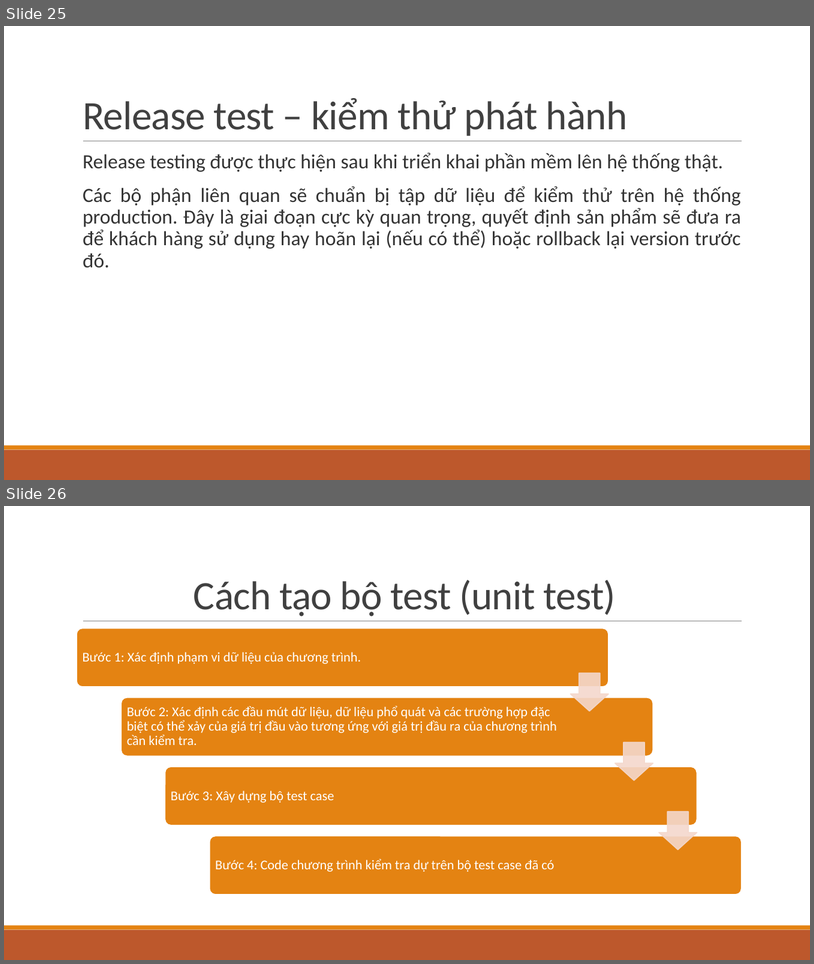
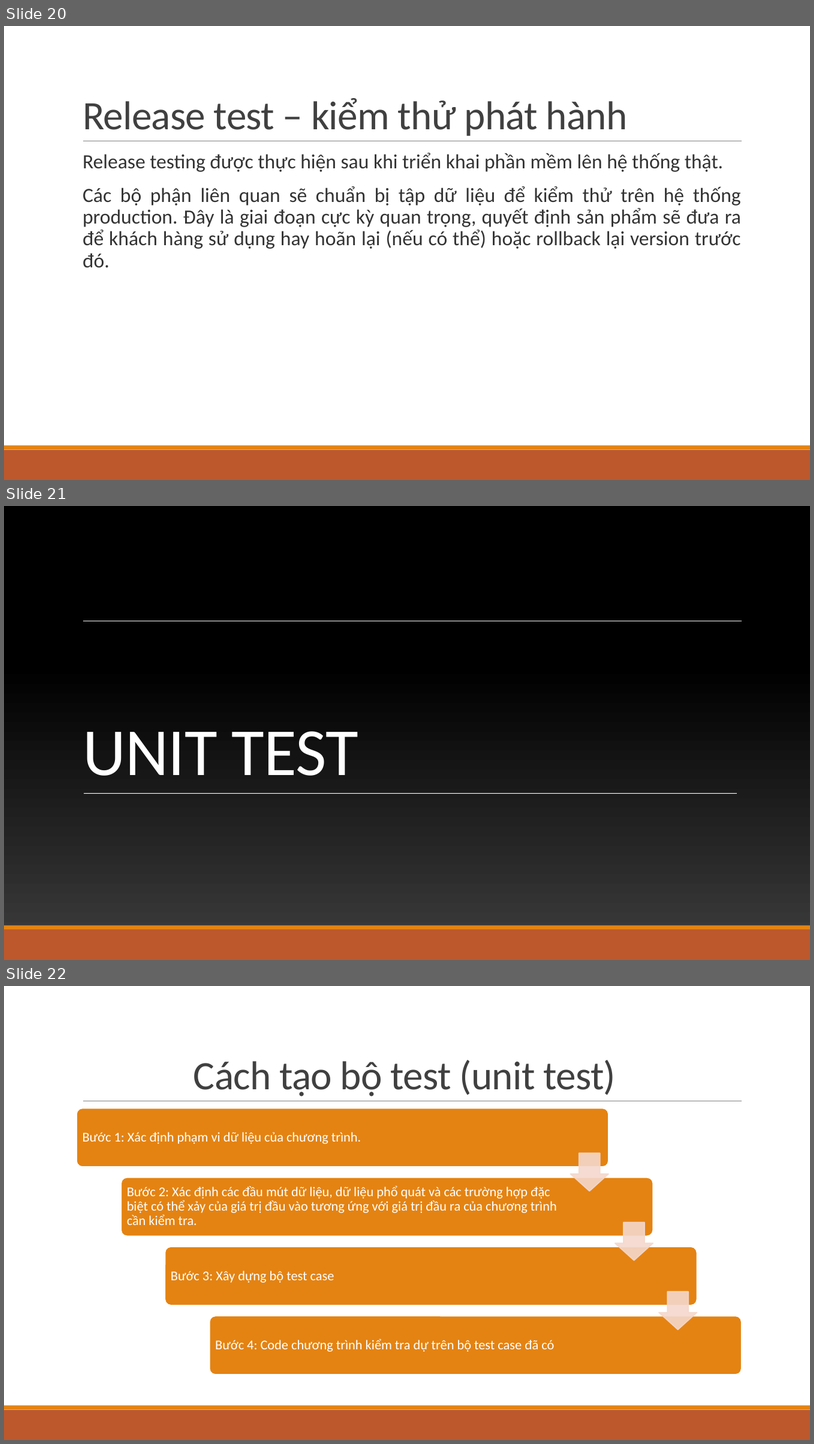
Before and after one commit to LongPML/CS112.L21.KHCL, a slide deck: Project_Unit_Test/Program_Testing.pptx. Shown one above the other, each under a label of ours: slides 25 and 26 before the commit, slides 20, 21 and 22 after it. The pictures are 814x964 and 814x1444 pixels, drawn with LibreOffice and Linux fonts; fonts in the diff are those of the drawing; background and template pictures are left out. Boxes give left, top, right and bottom in pixels: in the first picture for what was removed or moved away, otherwise in the second. Text is boxed around its words. In the diff, an @@ line names an element or a change of style, - is before the commit and + after.

```diff
--- a/Project_Unit_Test/Program_Testing.pptx
+++ b/Project_Unit_Test/Program_Testing.pptx
@@ slide 21 added at box(4, 506, 810, 960), background picture (left out) @@
@@ line added from (83, 621) to (743, 621), #FFFFFF 0.5 pt @@
@@ title added at box(83, 731, 359, 775), 80 pt, text #FFFFFF @@
+UNIT TEST
@@ line added from (84, 793) to (737, 793), #FFFFFF 0.5 pt @@
@@ line added from (84, 793) to (737, 793), #FFFFFF 0.5 pt @@
@@ rectangle added at box(4, 925, 810, 930), fill #E48312 @@
@@ rectangle added at box(4, 930, 810, 960), fill #BD582C @@
@@ what was slide 25 is now slide 20 @@
@@ what was slide 26 is now slide 22 @@
```
Also in this commit, not shown: 2 slides changed, 5 slides removed, 3 other files.
